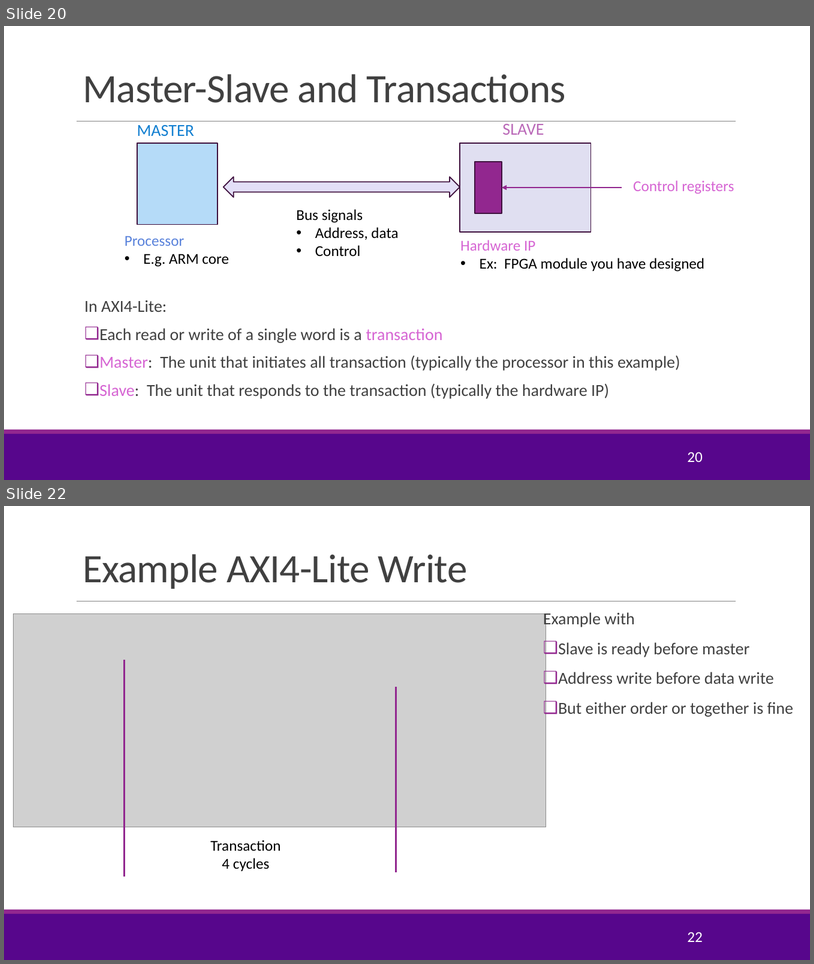
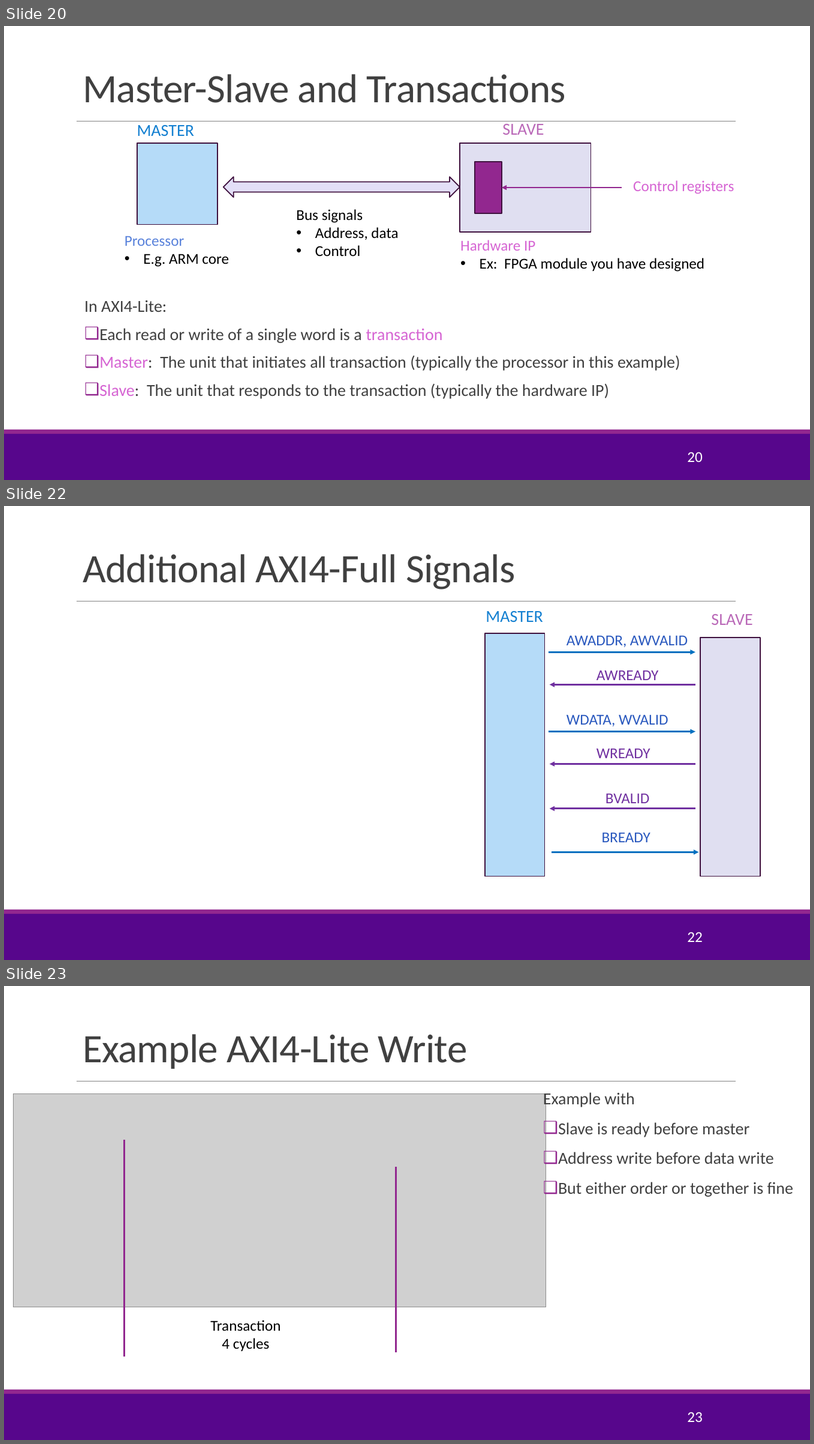
Before and after one commit to tonykorycki/hwdesign, a slide deck: units/unit04_procif/procif.pptx. Shown one above the other, each under a label of ours: slides 20 and 22 before the commit, slides 20, 22 and 23 after it; the slides between them are not shown. The pictures are 814x964 and 814x1444 pixels, drawn with LibreOffice and Linux fonts; fonts in the diff are those of the drawing; grey boxes stand for pictures; background and template pictures are left out. Boxes give left, top, right and bottom in pixels: in the first picture for what was removed or moved away, otherwise in the second. Text is boxed around its words. In the diff, an @@ line names an element or a change of style, - is before the commit and + after.

```diff
--- a/units/unit04_procif/procif.pptx
+++ b/units/unit04_procif/procif.pptx
@@ slide 22 added at bbox=[4, 506, 810, 960], background #FFFFFF; not listed: 3 template elements that a slide beside it also shows @@
@@ title added at bbox=[83, 554, 516, 589], 48 pt, text #404040 @@
+Additional AXI4-Full Signals
@@ text added at bbox=[486, 611, 543, 622], 20 pt, text #1480D1 @@
+MASTER
@@ text added at bbox=[711, 614, 753, 625], 20 pt, text #BA69B8 @@
+SLAVE
@@ rectangle added at bbox=[485, 633, 545, 876], fill #B5DBF8, outline #40113F 1.25 pt @@
@@ text added at bbox=[567, 636, 688, 647], 18 pt, text #2958BE @@
+AWADDR, AWVALID
@@ rectangle added at bbox=[701, 637, 761, 876], fill #E0DFF1, outline #40113F 1.25 pt @@
@@ arrow added from (549, 652) to (696, 652), #0070C0 2 pt @@
@@ arrow added from (696, 684) to (550, 684), #7030A0 2 pt @@
@@ text added at bbox=[597, 670, 659, 680], 18 pt, text #7030A0 @@
+AWREADY
@@ text added at bbox=[567, 715, 668, 726], 18 pt, text #2958BE @@
+WDATA, WVALID
@@ arrow added from (549, 732) to (696, 732), #0070C0 2 pt @@
@@ text added at bbox=[597, 748, 651, 758], 18 pt, text #7030A0 @@
+WREADY
@@ arrow added from (696, 764) to (550, 764), #7030A0 2 pt @@
@@ text added at bbox=[606, 793, 650, 803], 18 pt, text #7030A0 @@
+BVALID
@@ arrow added from (696, 808) to (550, 808), #7030A0 2 pt @@
@@ text added at bbox=[602, 832, 651, 842], 18 pt, text #2958BE @@
+BREADY
@@ arrow added from (552, 852) to (699, 852), #0070C0 2 pt @@
@@ page number added at bbox=[687, 931, 703, 942], 18 pt, text #FFFFFF @@
+22
@@ what was slide 22 is now slide 23 @@
@@ page number at bbox=[687, 1411, 703, 1422]: text changed @@
-22
+23
```
Also in this commit, not shown: 1 slide changed, 17 other files.
